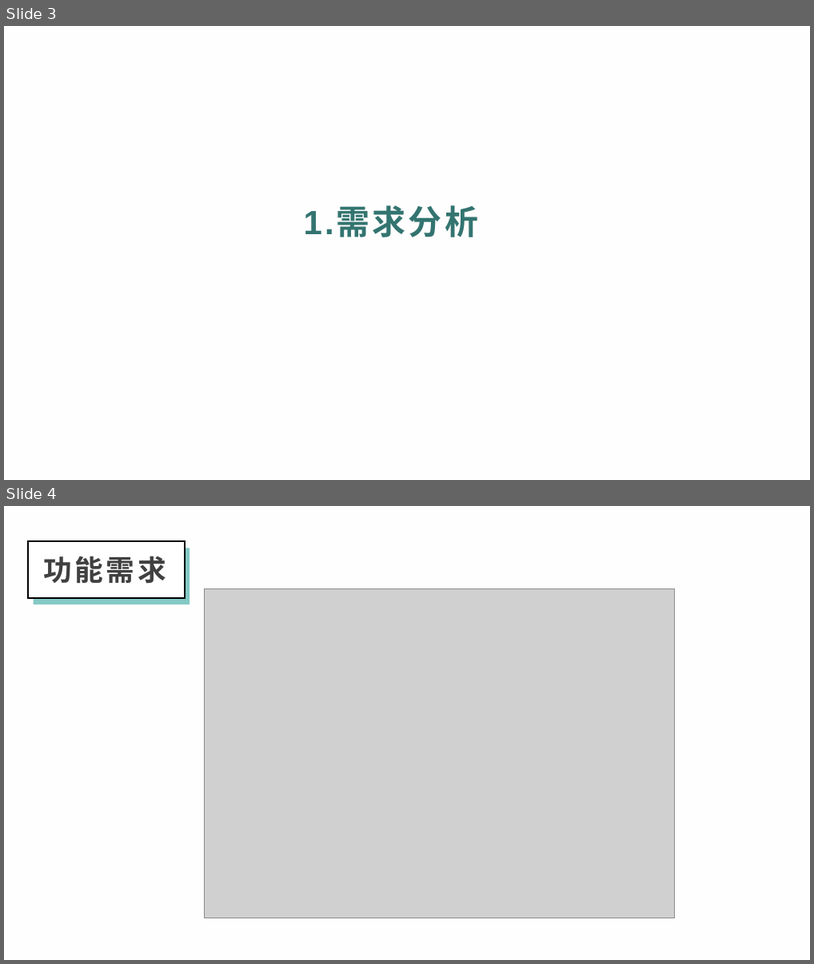
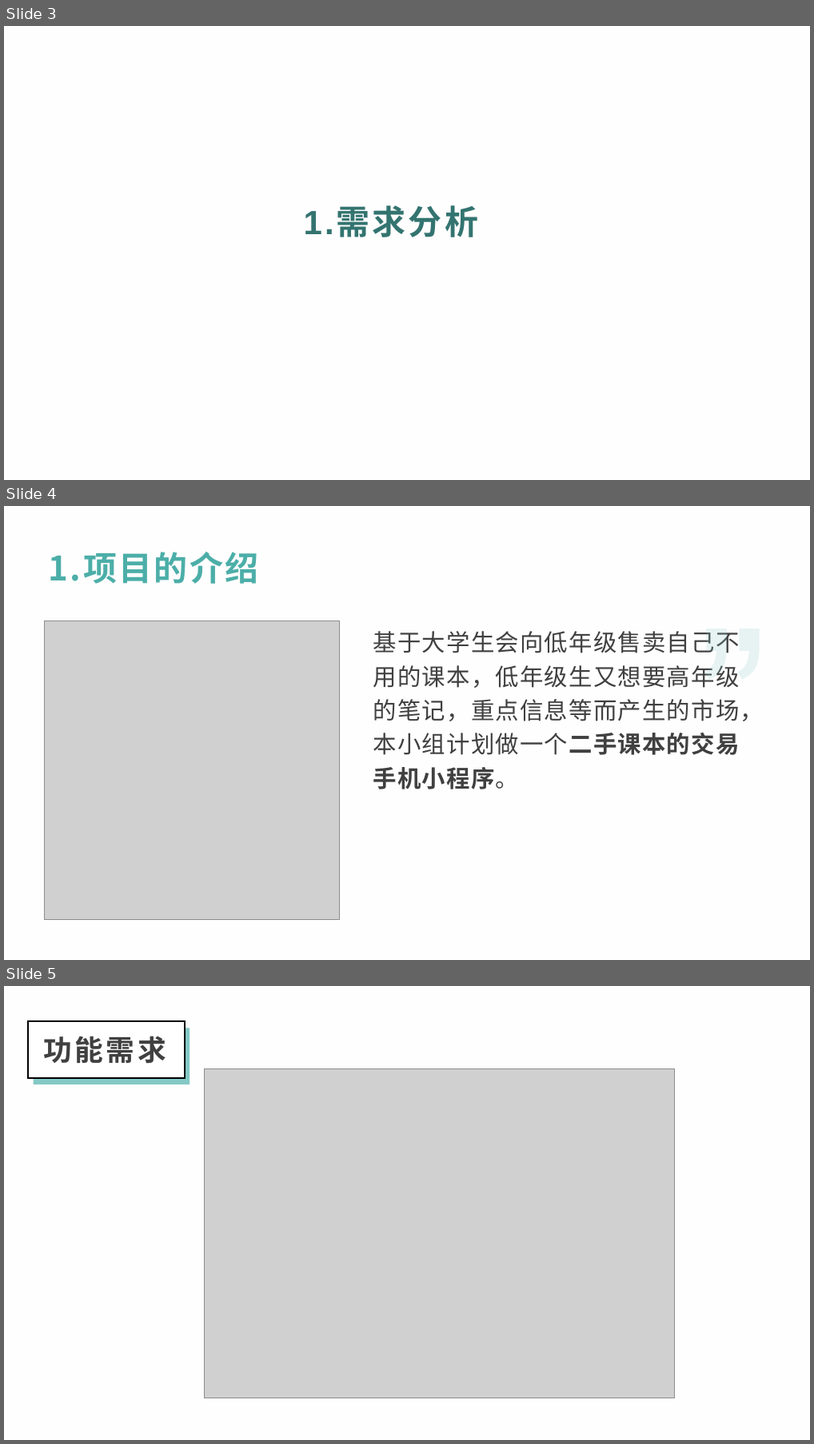
Before and after one commit to xlisses/ruang, a slide deck: Requirement_Statements/需求分析.pptx. Shown one above the other, each under a label of ours: slides 3 and 4 before the commit, slides 3, 4 and 5 after it. The pictures are 814x964 and 814x1444 pixels, drawn with LibreOffice and Linux fonts; fonts in the diff are those of the drawing; grey boxes stand for pictures; background and template pictures are left out. Boxes give left, top, right and bottom in pixels: in the first picture for what was removed or moved away, otherwise in the second. Text is boxed around its words. In the diff, an @@ line names an element or a change of style, - is before the commit and + after.

```diff
--- a/Requirement_Statements/需求分析.pptx
+++ b/Requirement_Statements/需求分析.pptx
@@ slide 4 added at (4, 506, 810, 960), background #FFFEFE @@
@@ text added at (49, 552, 259, 584), 40 pt, text #4CAEA8, bold @@
+1.项目的介绍
@@ picture added at (45, 620, 340, 919) @@
@@ text added at (374, 631, 764, 789), 28 pt, text #404040 @@
+基于大学生会向低年级售卖自己不用的课本，低年级生又想要高年级的笔记，重点信息等而产生的市场，本小组计划做一个二手课本的交易手机小程序。
@@ freeform shape added at (705, 629, 760, 680), fill #84C9C5 at 20% opacity @@
@@ what was slide 4 is now slide 5 @@
```
